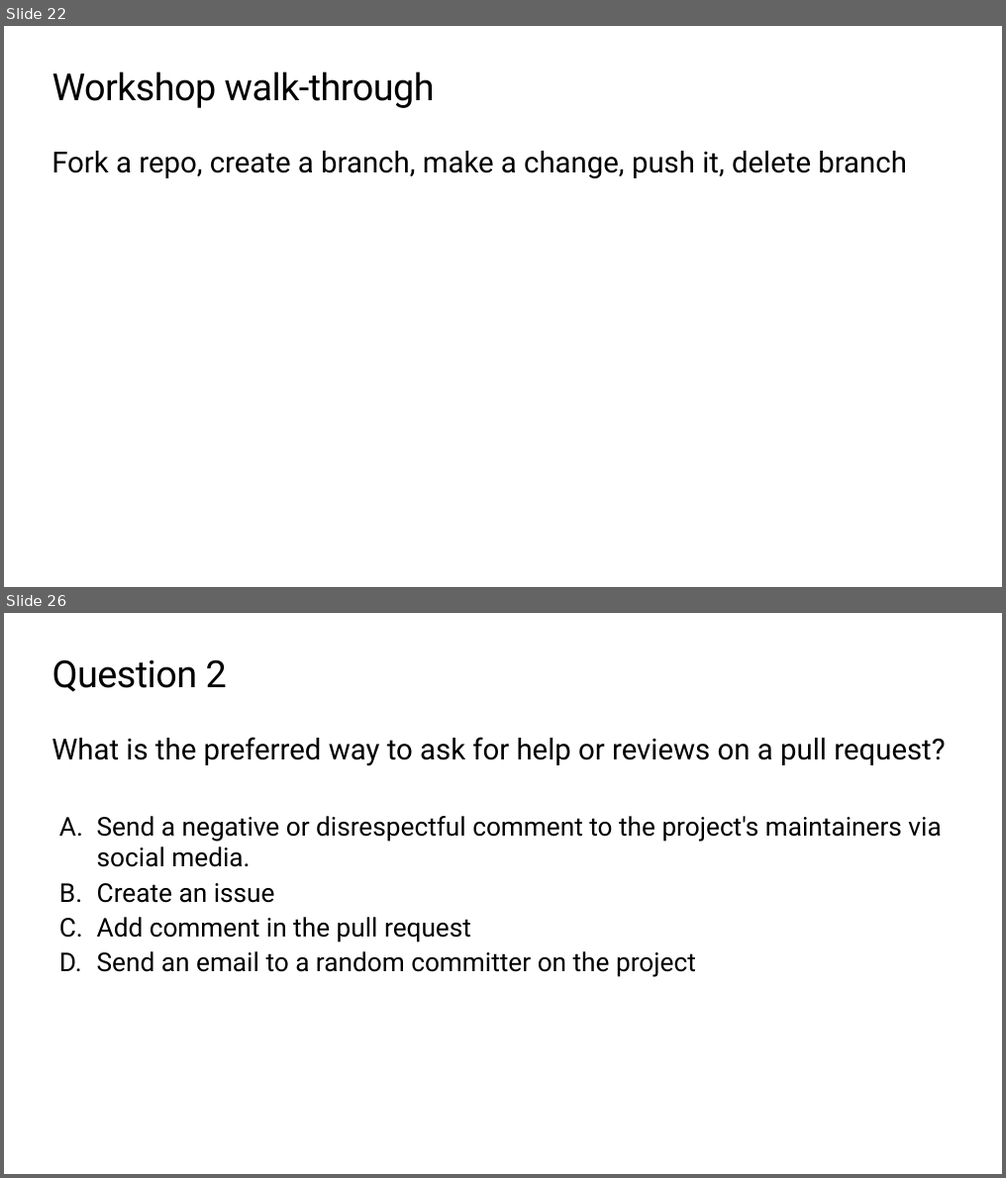
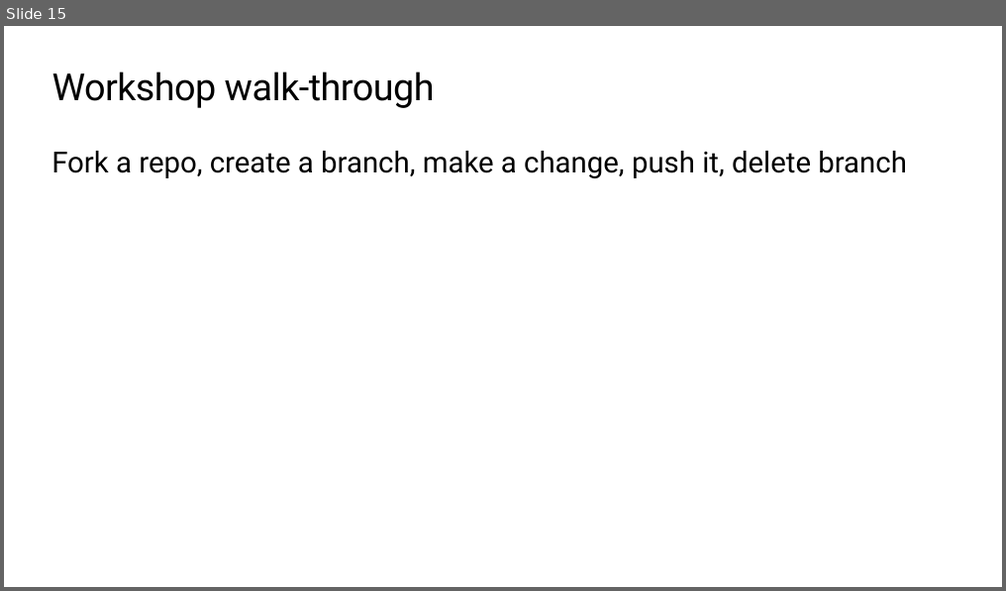
Before and after one commit to microsoft/workshop-library, a slide deck: learn-github/slides.pptx. Shown one above the other, each under a label of ours: slides 22 and 26 before the commit, slide 15 after it; the slides between them are not shown. The pictures are 1006x1178 and 1006x591 pixels, drawn with LibreOffice and Linux fonts; fonts in the diff are those of the drawing; background and template pictures are left out. Boxes give left, top, right and bottom in pixels: in the first picture for what was removed or moved away, otherwise in the second. Text is boxed around its words. In the diff, an @@ line names an element or a change of style, - is before the commit and + after.

```diff
--- a/learn-github/slides.pptx
+++ b/learn-github/slides.pptx
@@ slide 26 removed at (4,613,1002,1174), background #FFFFFF @@
@@ title removed at (53,660,227,692) @@
-Question 2
@@ text removed at (52,737,944,766) @@
-What is the preferred way to ask for help or reviews on a pull request?
@@ text removed at (97,816,941,977) @@
-  A. Send a negative or disrespectful comment to the project's maintainers via social media.
-  B. Create an issue
-  C. Add comment in the pull request
-  D. Send an email to a random committer on the project
@@ what was slide 22 is now slide 15 @@
```
Also in this commit, not shown: 2 slides changed, 6 other slides removed, 1 other file.
